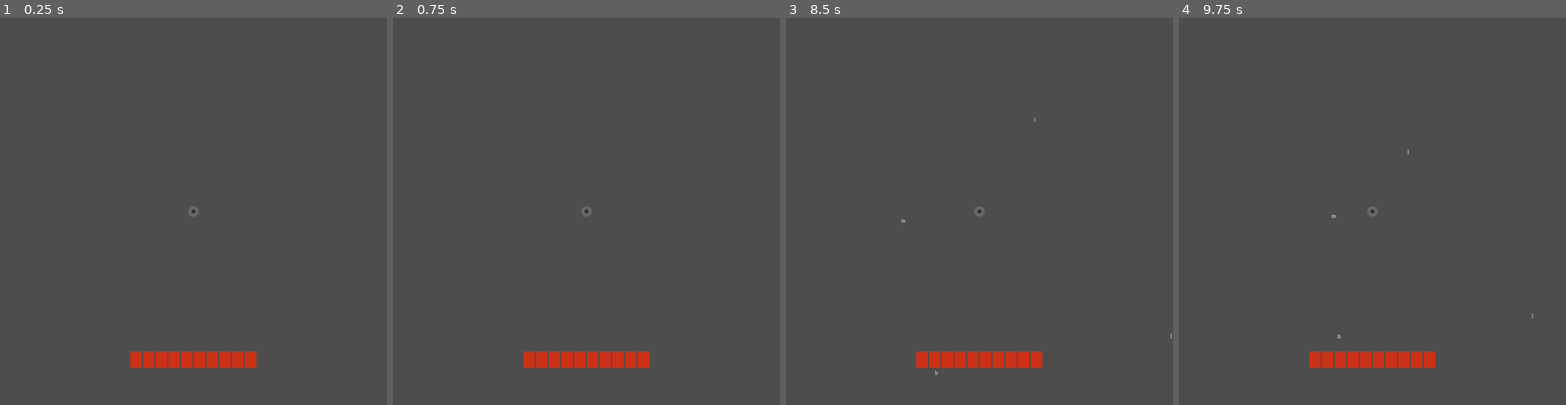
Above: before the commit, frames 1-4 (left to right).
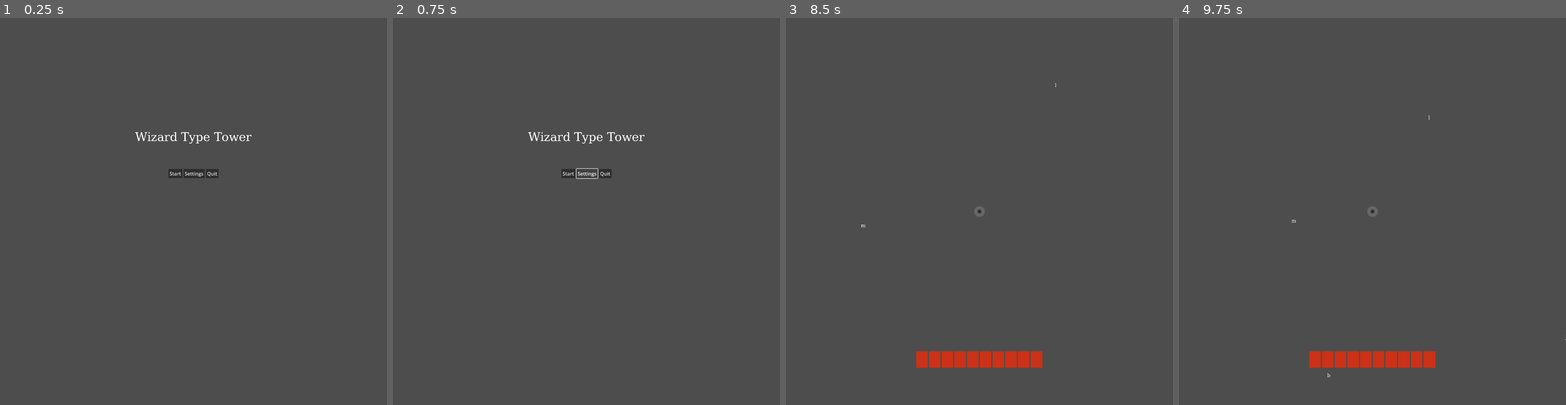
Above: after the commit, the same moments.

Repository: elijahknaperek/WizardTypeTower
Game: Godot game, scene res://main_menu.tscn
The game is run twice, just before and just after one commit, with the same random seed, the same clock (stepped at 60 frames per second) and the same inputs. Before the commit the project starts from res://game/tower_game.tscn.
Inputs (mouse positions are in pixels of both pictures, inside the frame that each line leads up to):
- Up to frame 1 (0.25 s): no input
- Up to frame 2 (0.75 s): click (586, 172) at 0.5 s, where only the run after the commit has a clickable "Settings"
- Up to frame 3 (8.5 s): click (960, 172) at 1.25 s, where only the run after the commit has a clickable "Start"; tap Enter at 2, 3.5, 5 s; tap Space at 2.75, 4.25, 5.75 s; tap Escape (ui_cancel) at 5.65 s
- Up to frame 4 (9.75 s): no input

The runs differ from the first frame. In frame 1, 1.8% of the frame differs, in the area x 33-67%, y 29-91%; in frame 2, 1.8%; in frame 3, less than 0.1%; in frame 4, less than 0.1%.

Commit message:
game over stuff

Diff:
--- a/game/Global.gd
+++ b/game/Global.gd
@@ -1,7 +1,12 @@
 extends Node
 
+var MAIN_MENU_SCENE = load("res://main_menu.tscn")
+var GAME_SCENE = load("res://game/tower_game.tscn")
 
 const char_lvl = ["abcdefghijklmnopqrstuvwxyz",
 				"abcdefghijklmnopqrstuvwxyz0123456789",]
 const chars = "!\"#$%&\'()*+,-./0123456789:;<=>?@ABCDEFGHIJKLMNOPQRSTUVWXYZ[\\]^_`abcdefghijklmnopqrstuvwxyz{|}~"
 const chars2 = "!\"#$%&\'()*+,-./0123456789:;<=>?@ABCDEFGHIJKLMNOPQRSTUVWXYZ[\\]^_`abcdefghijklmnopqrstuvwxyz{|}~abcdefghijklmnopqrstuvwxyabcdefghijklmnopqrstuvwxyabcdefghijklmnopqrstuvwxyabcdefghijklmnopqrstuvwxyabcdefghijklmnopqrstuvwxy"
+
+
+var score
--- a/game/enemy.gd
+++ b/game/enemy.gd
@@ -16,7 +16,7 @@
 func _ready() -> void:
 
 	chr = Global.chars2[randi_range(0,len(Global.chars2)-1)]
-	print(chr)
+	#print(chr)
 	$Label.text = chr
 
 
--- /dev/null
+++ b/game/game_over.gd
@@ -0,0 +1,16 @@
+extends HBoxContainer
+
+
+var  score = 0:
+	set(v):
+		$VBoxContainer/Score.text = str(v)
+
+func _ready() -> void:
+	score = Global.score
+
+func _on_retry_pressed() -> void:
+	get_tree().change_scene_to_packed(Global.GAME_SCENE)
+
+
+func _on_main_menu_pressed() -> void:
+	get_tree().change_scene_to_packed(Global.MAIN_MENU_SCENE)
--- /dev/null
+++ b/game/game_over.tscn
@@ -0,0 +1,86 @@
+[gd_scene load_steps=2 format=3 uid="uid://32p0c5clmx5e"]
+
+[ext_resource type="Script" path="res://game/game_over.gd" id="1_bayt5"]
+
+[node name="GameOver" type="HBoxContainer"]
+anchors_preset = 15
+anchor_right = 1.0
+anchor_bottom = 1.0
+grow_horizontal = 2
+grow_vertical = 2
+script = ExtResource("1_bayt5")
+
+[node name="Control" type="Control" parent="."]
+layout_mode = 2
+size_flags_horizontal = 3
+
+[node name="VBoxContainer" type="VBoxContainer" parent="."]
+layout_mode = 2
+size_flags_horizontal = 3
+
+[node name="Control3" type="Control" parent="VBoxContainer"]
+layout_mode = 2
+size_flags_horizontal = 3
+size_flags_vertical = 3
+
+[node name="Label" type="Label" parent="VBoxContainer"]
+layout_mode = 2
+theme_override_font_sizes/font_size = 40
+text = "Game Over"
+horizontal_alignment = 1
+
+[node name="Control4" type="Control" parent="VBoxContainer"]
+layout_mode = 2
+size_flags_horizontal = 3
+size_flags_vertical = 3
+size_flags_stretch_ratio = 0.1
+
+[node name="Label3" type="Label" parent="VBoxContainer"]
+layout_mode = 2
+theme_override_font_sizes/font_size = 30
+text = "Score"
+horizontal_alignment = 1
+
+[node name="Score" type="Label" parent="VBoxContainer"]
+layout_mode = 2
+theme_override_font_sizes/font_size = 30
+text = "0"
+horizontal_alignment = 1
+
+[node name="Control6" type="Control" parent="VBoxContainer"]
+layout_mode = 2
+size_flags_horizontal = 3
+size_flags_vertical = 3
+size_flags_stretch_ratio = 0.1
+
+[node name="Label2" type="Label" parent="VBoxContainer"]
+layout_mode = 2
+theme_override_font_sizes/font_size = 30
+text = "Retry?"
+horizontal_alignment = 1
+
+[node name="HBoxContainer" type="HBoxContainer" parent="VBoxContainer"]
+layout_mode = 2
+alignment = 1
+
+[node name="Retry" type="Button" parent="VBoxContainer/HBoxContainer"]
+layout_mode = 2
+theme_override_font_sizes/font_size = 30
+text = "Yes"
+
+[node name="MainMenu" type="Button" parent="VBoxContainer/HBoxContainer"]
+layout_mode = 2
+theme_override_font_sizes/font_size = 30
+text = "No"
+
+[node name="Control5" type="Control" parent="VBoxContainer"]
+layout_mode = 2
+size_flags_horizontal = 3
+size_flags_vertical = 3
+
+[node name="Control2" type="Control" parent="."]
+layout_mode = 2
+size_flags_horizontal = 3
+
+[connection signal="pressed" from="VBoxContainer/HBoxContainer/Retry" to="." method="_on_retry_pressed"]
+[connection signal="pressed" from="VBoxContainer/HBoxContainer/MainMenu" to="." method="_on_main_menu_pressed"]
--- a/game/tower_game.gd
+++ b/game/tower_game.gd
@@ -1,10 +1,14 @@
 extends Node2D
 
 const enemy = preload("res://game/enemy.tscn")
+const GAME_OVER_SCENE = preload("res://game/game_over.tscn")
 var cpm = 30.0
 
+
 func _ready() -> void:
+	Global.score = 0
 	$Spawn.start()
+
 
 func spawn_enemy():
 	var e = enemy.instantiate()
@@ -18,6 +22,7 @@
 
 func on_enemy_defeat():
 	cpm = cpm + 0.1
+	Global.score += 1
 
 
 func _on_spawn_timeout() -> void:
@@ -27,3 +32,6 @@
 
 func _on_tower_took_damage(hp: Variant) -> void:
 	%SegmentedProgressBar.value = hp/10.0
+
+func _on_Tower_died():
+	get_tree().change_scene_to_packed(GAME_OVER_SCENE)
--- a/game/tower_game.tscn
+++ b/game/tower_game.tscn
@@ -69,5 +69,6 @@
 layout_mode = 2
 size_flags_horizontal = 3
 
+[connection signal="died" from="Tower" to="." method="_on_Tower_died"]
 [connection signal="took_damage" from="Tower" to="." method="_on_tower_took_damage"]
 [connection signal="timeout" from="Spawn" to="." method="_on_spawn_timeout"]
--- /dev/null
+++ b/main_menu.gd
@@ -0,0 +1,24 @@
+extends HBoxContainer
+
+
+
+
+
+func _on_Start_pressed():
+	# Function to handle the Start button press
+	# This would typically transition to the game scene
+	get_tree().change_scene_to_packed(Global.GAME_SCENE)
+
+func _on_Settings_pressed():
+	# Here you would implement logic to open a settings menu
+	# For now, we'll just print a message
+	print("Settings button pressed. Implement settings scene change here.")
+
+func _on_Quit_pressed():
+	# Function to handle quitting the game
+	get_tree().quit()
+
+# Optional: If you want to handle any input for the entire menu (like escape to quit)
+func _input(event):
+	if event.is_action_pressed("ui_cancel"):
+		get_tree().quit()
--- /dev/null
+++ b/main_menu.tscn
@@ -0,0 +1,67 @@
+[gd_scene load_steps=3 format=3 uid="uid://b7py0xk1rp6f8"]
+
+[ext_resource type="Script" path="res://main_menu.gd" id="1_tp04a"]
+
+[sub_resource type="SystemFont" id="SystemFont_qyqq1"]
+font_names = PackedStringArray("Monospace")
+
+[node name="MainMenu" type="HBoxContainer"]
+anchors_preset = 15
+anchor_right = 1.0
+anchor_bottom = 1.0
+grow_horizontal = 2
+grow_vertical = 2
+script = ExtResource("1_tp04a")
+
+[node name="Control" type="Control" parent="."]
+layout_mode = 2
+size_flags_horizontal = 3
+
+[node name="VBoxContainer" type="VBoxContainer" parent="."]
+layout_mode = 2
+size_flags_horizontal = 3
+
+[node name="Control" type="Control" parent="VBoxContainer"]
+layout_mode = 2
+size_flags_vertical = 3
+size_flags_stretch_ratio = 0.5
+
+[node name="Label" type="Label" parent="VBoxContainer"]
+layout_mode = 2
+theme_override_fonts/font = SubResource("SystemFont_qyqq1")
+theme_override_font_sizes/font_size = 39
+text = "Wizard Type Tower"
+horizontal_alignment = 1
+
+[node name="Control2" type="Control" parent="VBoxContainer"]
+layout_mode = 2
+size_flags_vertical = 3
+size_flags_stretch_ratio = 0.1
+
+[node name="HBoxContainer" type="HBoxContainer" parent="VBoxContainer"]
+layout_mode = 2
+alignment = 1
+
+[node name="Start" type="Button" parent="VBoxContainer/HBoxContainer"]
+layout_mode = 2
+text = "Start"
+
+[node name="Settings" type="Button" parent="VBoxContainer/HBoxContainer"]
+layout_mode = 2
+text = "Settings"
+
+[node name="Quit" type="Button" parent="VBoxContainer/HBoxContainer"]
+layout_mode = 2
+text = "Quit"
+
+[node name="Control3" type="Control" parent="VBoxContainer"]
+layout_mode = 2
+size_flags_vertical = 3
+
+[node name="Control2" type="Control" parent="."]
+layout_mode = 2
+size_flags_horizontal = 3
+
+[connection signal="pressed" from="VBoxContainer/HBoxContainer/Start" to="." method="_on_Start_pressed"]
+[connection signal="pressed" from="VBoxContainer/HBoxContainer/Settings" to="." method="_on_Settings_pressed"]
+[connection signal="pressed" from="VBoxContainer/HBoxContainer/Quit" to="." method="_on_Quit_pressed"]
--- a/project.godot
+++ b/project.godot
@@ -11,7 +11,7 @@
 [application]
 
 config/name="WizardTypeTower"
-run/main_scene="res://game/tower_game.tscn"
+run/main_scene="res://main_menu.tscn"
 config/features=PackedStringArray("4.3", "GL Compatibility")
 config/icon="res://icon.svg"
 
